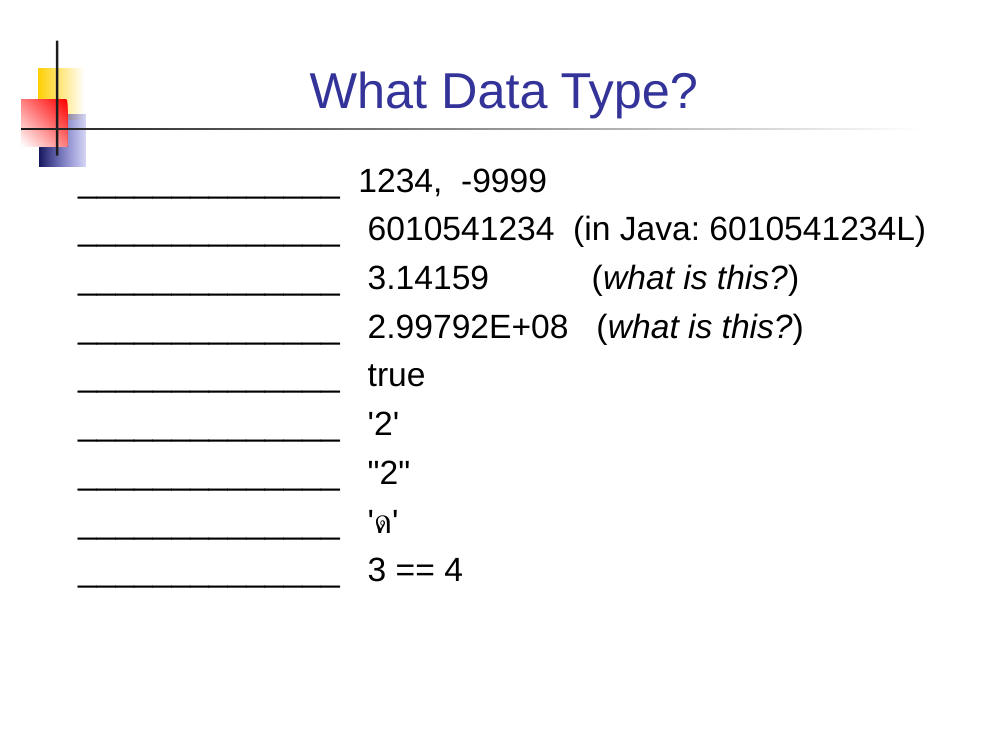
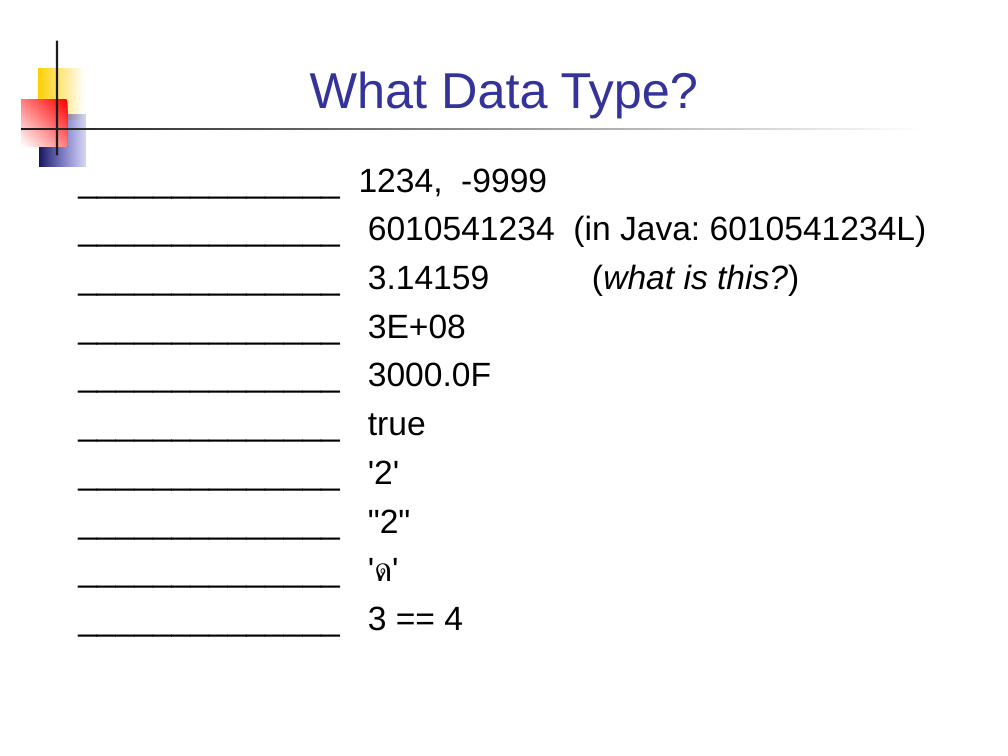
Before and after one commit to cpske/programming1, a slide deck: slide 14 of week2/3-Primitive-Datatypes.ppt (slide 13 before the commit). Drawn at 1008x756 pixels with LibreOffice and Linux fonts; fonts in the diff are those of the drawing. Boxes give left, top, right and bottom in pixels: in the first picture for what was removed or moved away, otherwise in the second. Text is boxed around its words. In the diff, an @@ line names an element or a change of style, - is before the commit and + after.

Commit message:
fix typos in primitives slides

```diff
--- a/week2/3-Primitive-Datatypes.ppt
+++ b/week2/3-Primitive-Datatypes.ppt
@@ text at (359, 168, 927, 631): indent changed @@
@@ text at (368, 314, 491, 387): text changed @@
-______________ 2.99792E+08 (what is this?)
+______________ 3E+08
+______________ 3000.0F
```
Also in this commit, not shown: 10 other slides changed, 1 slide added, 1 other file.
